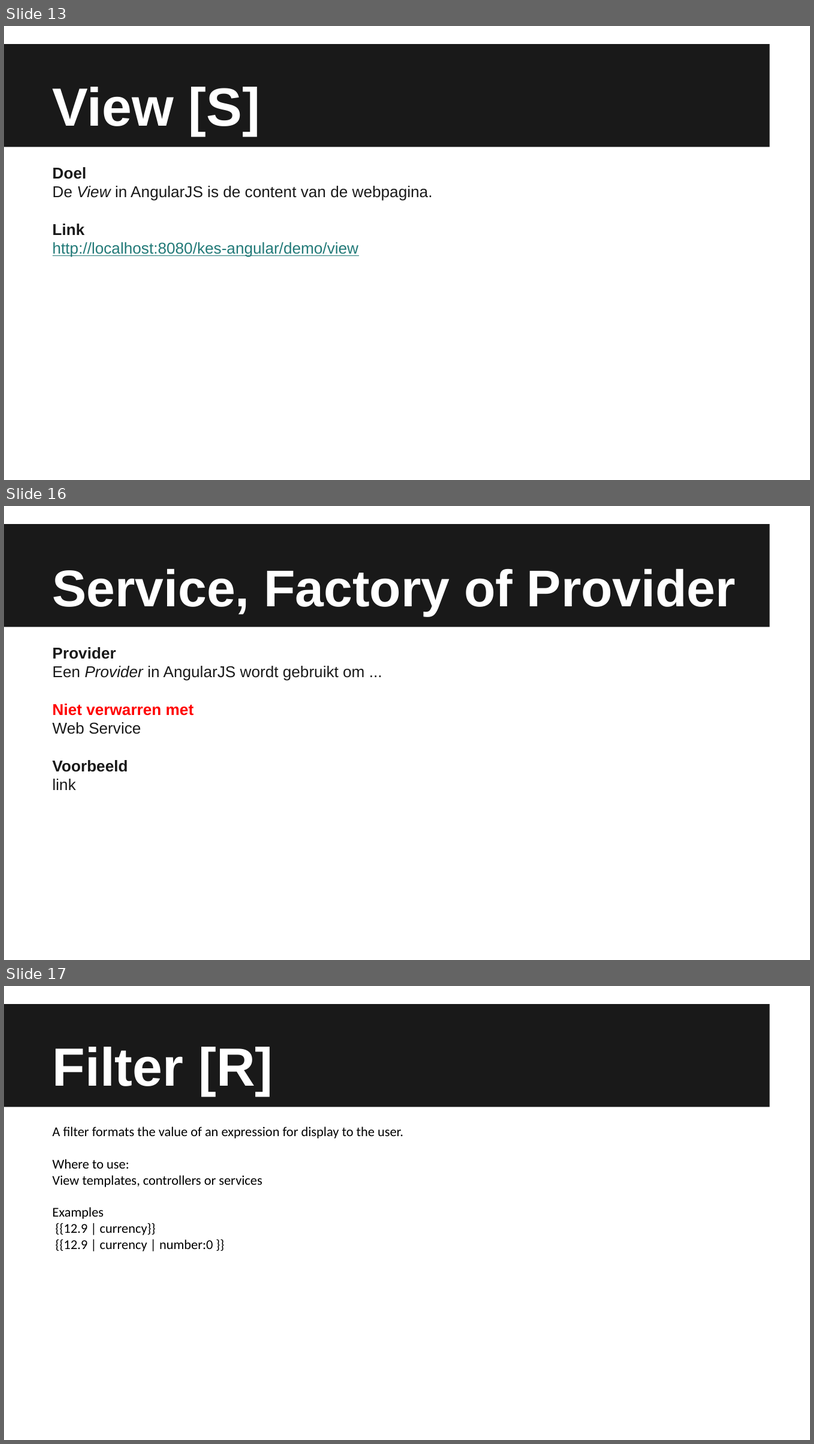
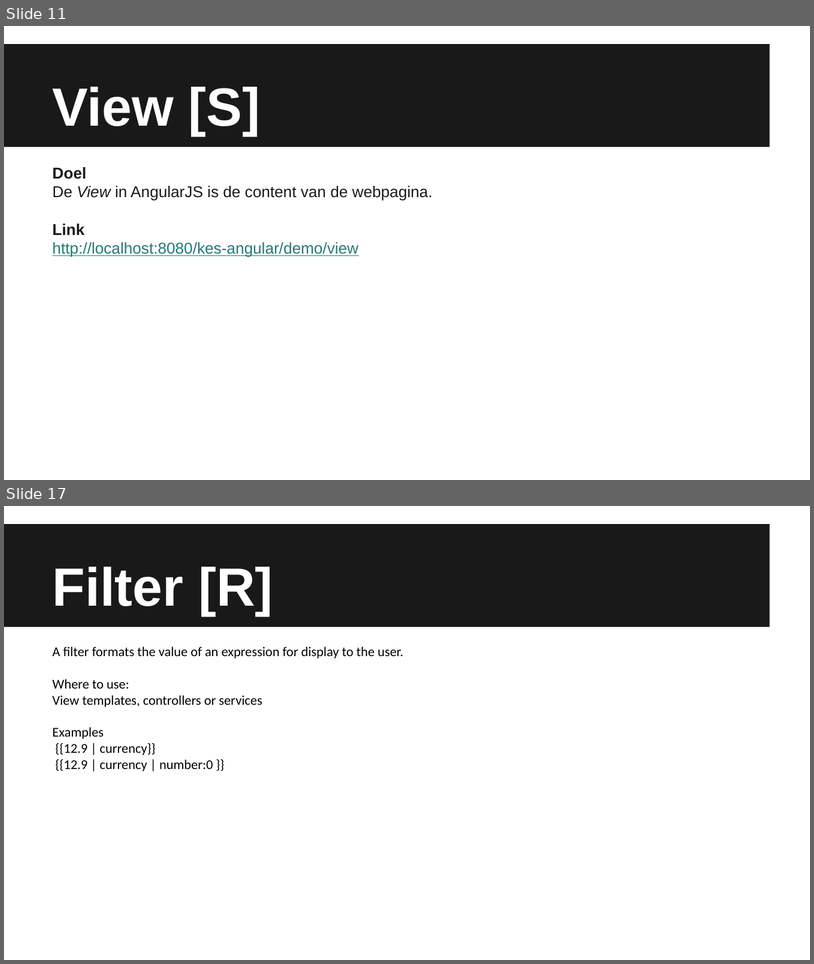
Before and after one commit to Sintelbom/kes-angular, a slide deck: src/main/webapp/KES AngularJS - 19112014.pptx. Shown one above the other, each under a label of ours: slides 13, 16 and 17 before the commit, slides 11 and 17 after it; the slides between them are not shown. The pictures are 814x1444 and 814x964 pixels, drawn with LibreOffice and Linux fonts; fonts in the diff are those of the drawing. Boxes give left, top, right and bottom in pixels: in the first picture for what was removed or moved away, otherwise in the second. Text is boxed around its words. In the diff, an @@ line names an element or a change of style, - is before the commit and + after.

```diff
--- a/src/main/webapp/KES AngularJS - 19112014.pptx
+++ b/src/main/webapp/KES AngularJS - 19112014.pptx
@@ slide 16 removed at (x1=4, y1=506, x2=810, y2=960), background #FFFFFF; not listed: 1 template element that a slide beside it also shows @@
@@ title removed at (x1=53, y1=568, x2=736, y2=616) @@
-Service, Factory of Provider
@@ text removed at (x1=53, y1=647, x2=365, y2=790) @@
-Provider
-Een Provider in AngularJS wordt gebruikt om ...
-Niet verwarren met
-Web Service
-Voorbeeld
-link
@@ what was slide 13 is now slide 11 @@
```
Also in this commit, not shown: 10 slides changed, 3 slides added, 2 other slides removed.
